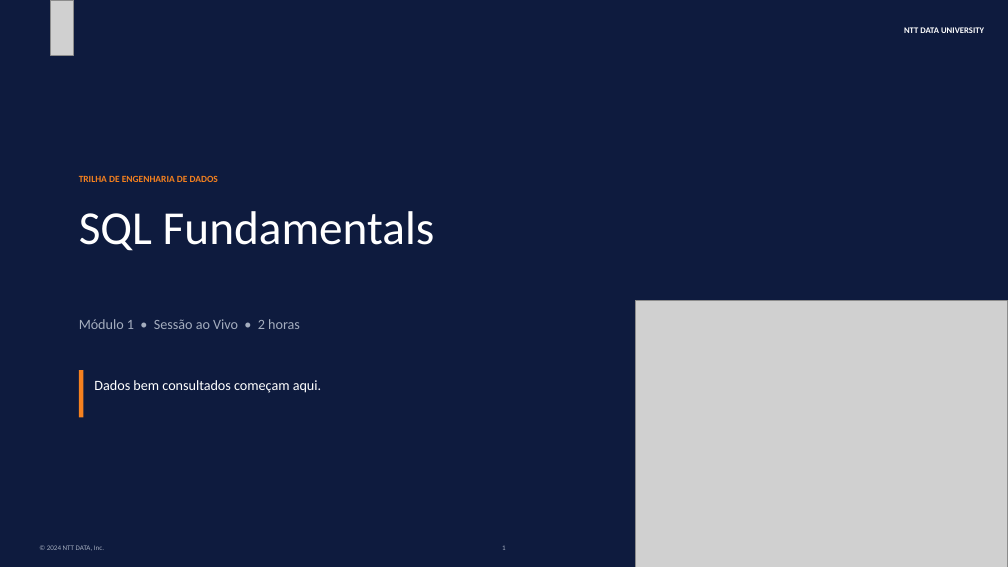
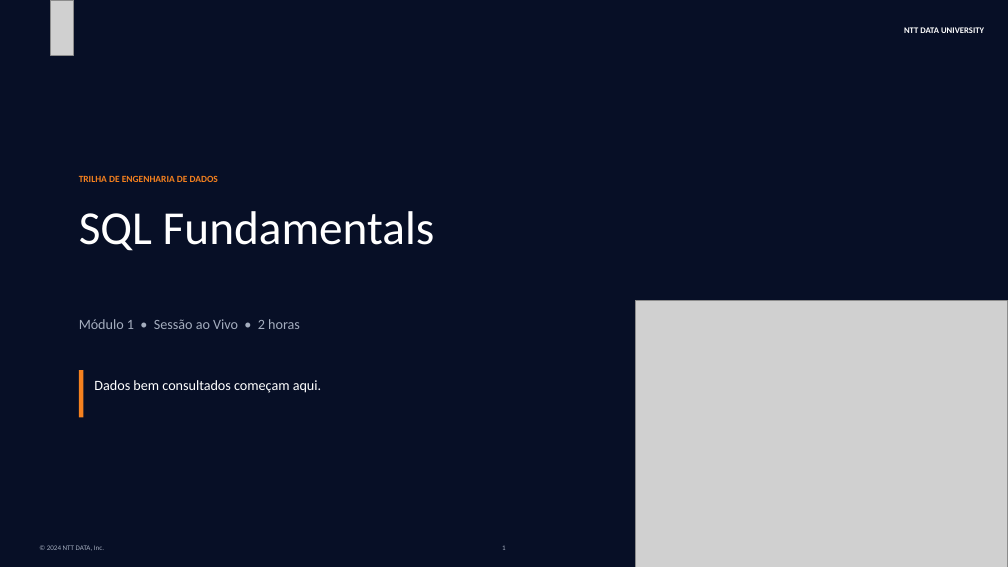
Before and after one commit to devdiasbr/upskilling-engenharia-dados, a slide deck: slide 1 of modulos/01-sql-fundamentals/sessao-ao-vivo-sql-fundamentals.pptx. Drawn at 1008x567 pixels with LibreOffice and Linux fonts; fonts in the diff are those of the drawing; grey boxes stand for pictures. Boxes give left, top, right and bottom in pixels: in the first picture for what was removed or moved away, otherwise in the second. Text is boxed around its words. In the diff, an @@ line names an element or a change of style, - is before the commit and + after.

```diff
--- a/modulos/01-sql-fundamentals/sessao-ao-vivo-sql-fundamentals.pptx
+++ b/modulos/01-sql-fundamentals/sessao-ao-vivo-sql-fundamentals.pptx
@@ background #0E1B3E to #070F26 @@
```
Also in this commit, not shown: 17 other slides changed, 8 other files.
